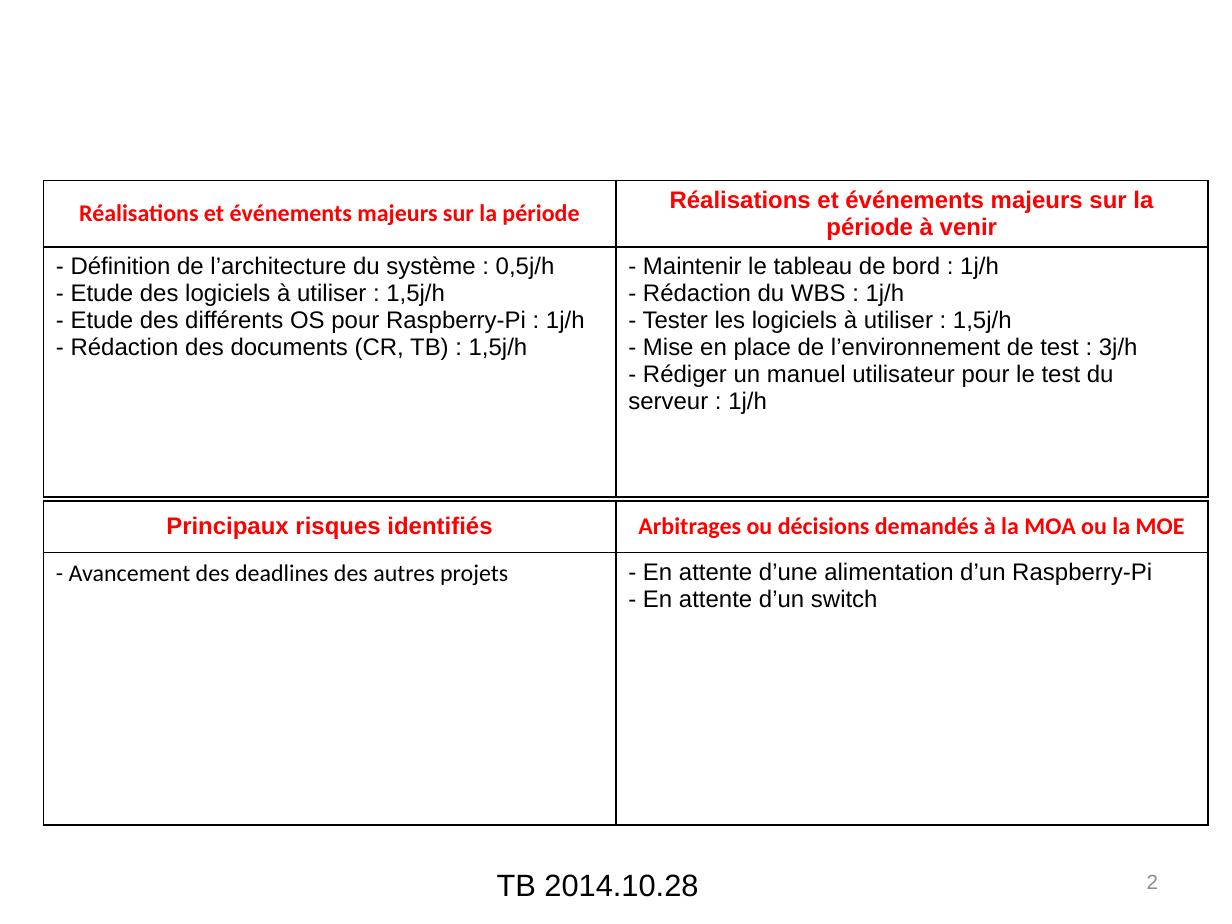
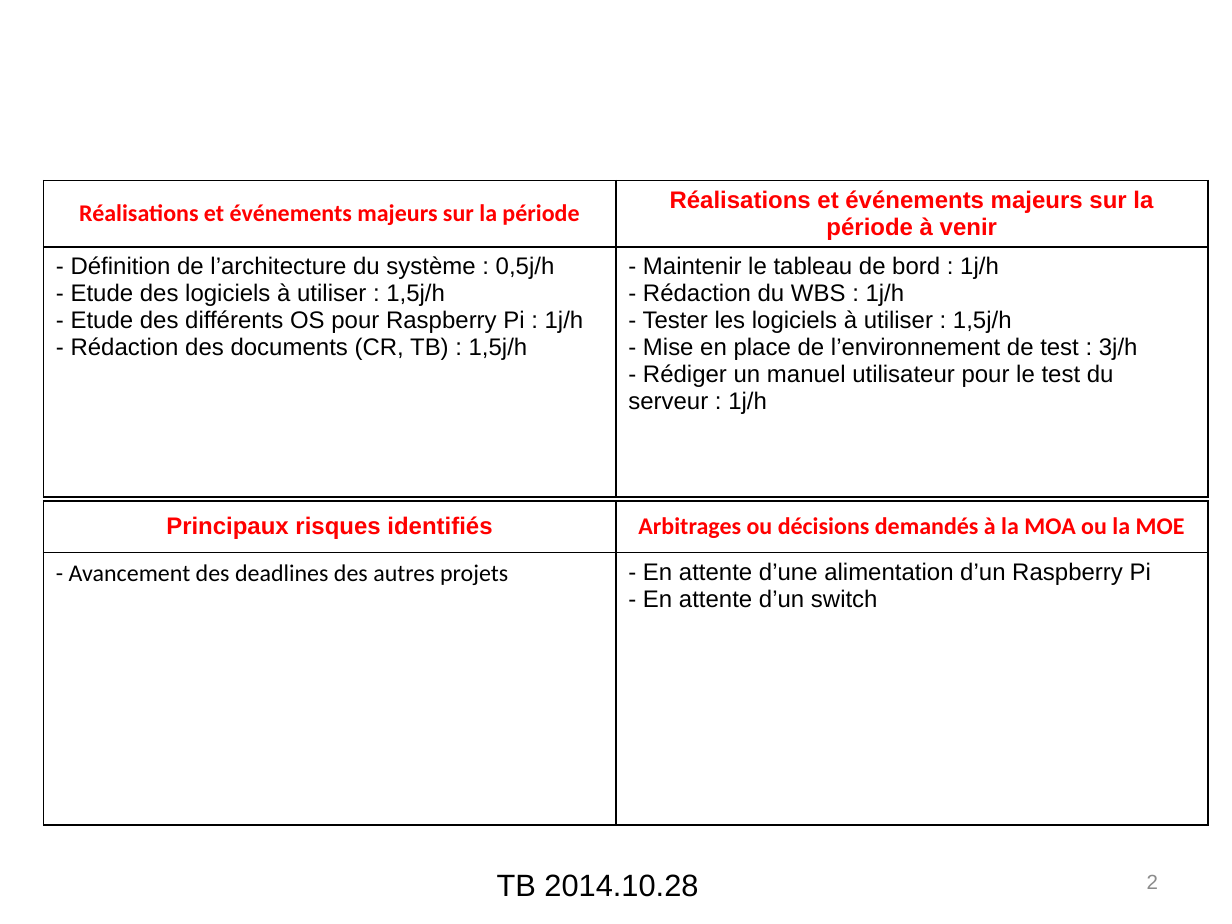
Before and after one commit to elecharny/pi-injector, a slide deck: slide 2 of Documents/TB 2014.10.28.pptx. Drawn at 1232x924 pixels with LibreOffice and Linux fonts; fonts in the diff are those of the drawing; background and template pictures are left out. Boxes give left, top, right and bottom in pixels: in the first picture for what was removed or moved away, otherwise in the second. Text is boxed around its words. In the diff, an @@ line names an element or a change of style, - is before the commit and + after.

```diff
--- a/Documents/TB 2014.10.28.pptx
+++ b/Documents/TB 2014.10.28.pptx
@@ table at [43,181,1207,501] @@
-row 2, column 1: - Définition de l’architecture du système : 0,5j/h / - Etude des logiciels à utiliser : 1,5j/h / - Etude des différents OS pour Raspberry-Pi : 1j/h / - Rédaction des documents (CR, TB) : 1,5j/h
+row 2, column 1: - Définition de l’architecture du système : 0,5j/h / - Etude des logiciels à utiliser : 1,5j/h / - Etude des différents OS pour Raspberry Pi : 1j/h / - Rédaction des documents (CR, TB) : 1,5j/h
@@ table at [43,500,1207,824] @@
-row 2, column 2: - En attente d’une alimentation d’un Raspberry-Pi / - En attente d’un switch
+row 2, column 2: - En attente d’une alimentation d’un Raspberry Pi / - En attente d’un switch
```
Also in this commit, not shown: 2 other slides changed, 30 other files.
